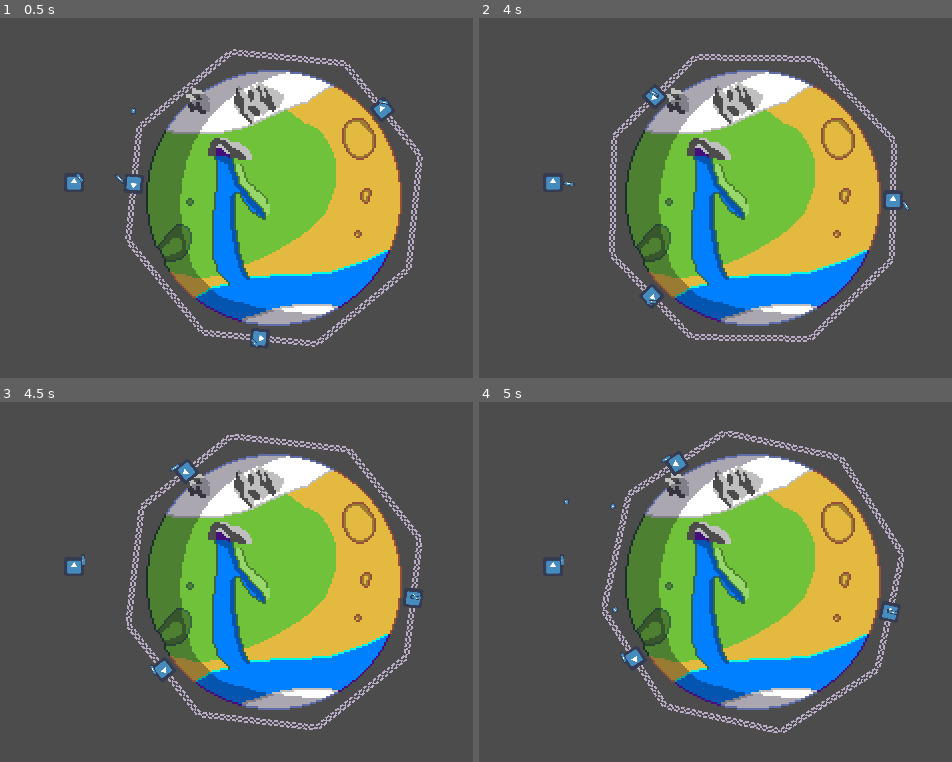
Above: before the commit, frames 1-4 (two rows, left to right).
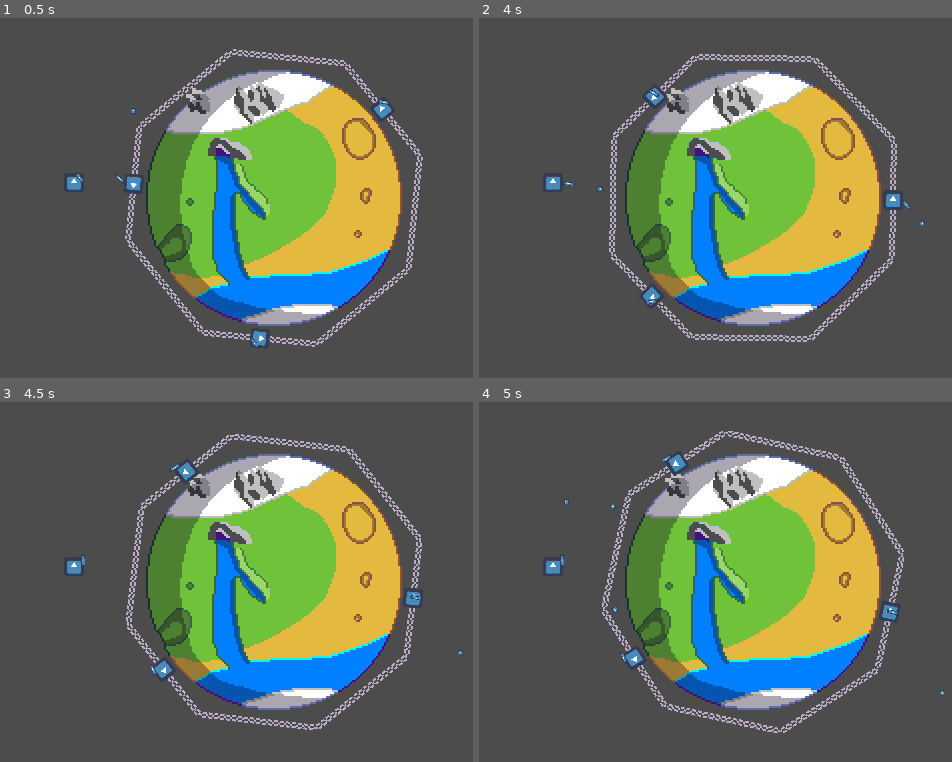
Above: after the commit, the same moments.

Repository: IgnacioMGarrido/BTP-GameJam
Game: Godot game, scene res://Scenes/MainScene.tscn
Two runs of this game, one before a commit and one after it. Both use one fixed random seed, a clock stepped at 60 frames per second and the inputs below. The engine's default icon, where the game draws it, is replaced by a stand-in: a white triangle on a blue panel in a dark square.
Inputs (mouse positions are in pixels of both pictures, inside the frame that each line leads up to):
- Up to frame 1 (0.5 s): no input
- Up to frame 2 (4 s): tap Enter (ui_accept) at 0.5, 0.77, 1.52, 3.02, 3.77 s; move the mouse to (895, 180) at 0.52 s; click (895, 180) at 0.67 s; move the mouse to (625, 216) at 1.27 s; click (625, 216) at 1.42 s; move the mouse to (814, 118) at 2.02 s; click (814, 118) at 2.17 s; move the mouse to (720, 270) at 2.77 s; click (720, 270) at 2.92 s; move the mouse to (947, 252) at 3.52 s; click (947, 252) at 3.67 s
- Up to frame 3 (4.5 s): move the mouse to (80, 528) at 4.27 s; click (80, 528) at 4.42 s
- Up to frame 4 (5 s): tap Enter (ui_accept) at 4.52 s

Frame 1 is identical in both runs. In frame 2, less than 0.1% of the frame differs, in the area x 25-95%, y 20-80%; in frame 3, less than 0.1%; in frame 4, less than 0.1%.
Error after the commit: Invalid call. Nonexistent function 'project_ray_origin' in base 'Camera2D'. (res://Scripts/DefenseManager.gd:16)

Commit message:
Mouse raycast HAAALP!

Diff:
--- /dev/null
+++ b/BTP-Game/Scenes/Camera.tscn
@@ -0,0 +1,9 @@
+[gd_scene load_steps=2 format=2]
+
+[ext_resource path="res://Managers/DefenseManager.tscn" type="PackedScene" id=1]
+
+[node name="Camera" type="Camera2D"]
+
+[node name="DefenseManager" parent="." instance=ExtResource( 1 )]
+
+[node name="RayCast2D" type="RayCast2D" parent="."]
--- a/BTP-Game/Scenes/MainScene.tscn
+++ b/BTP-Game/Scenes/MainScene.tscn
@@ -3,7 +3,7 @@
 [ext_resource path="res://Scenes/Planets/Planet.tscn" type="PackedScene" id=1]
 [ext_resource path="res://Scenes/Planets/Defenses/Turret.tscn" type="PackedScene" id=2]
 [ext_resource path="res://Scenes/Planets/Defenses/Bullet.tscn" type="PackedScene" id=3]
-[ext_resource path="res://Managers/DefenseManager.tscn" type="PackedScene" id=4]
+[ext_resource path="res://Scenes/Camera.tscn" type="PackedScene" id=4]
 
 [node name="MainScene" type="Node2D"]
 
@@ -16,4 +16,6 @@
 [node name="Bullet" parent="." instance=ExtResource( 3 )]
 position = Vector2( 85.3196, 43.7353 )
 
-[node name="DefenseManager" parent="." instance=ExtResource( 4 )]
+[node name="Camera" parent="." instance=ExtResource( 4 )]
+position = Vector2( 160, 90 )
+current = true
--- a/BTP-Game/Scenes/Planets/Planet.tscn
+++ b/BTP-Game/Scenes/Planets/Planet.tscn
@@ -17,6 +17,7 @@
 shape = SubResource( 1 )
 
 [node name="DefenseSpots" type="Node2D" parent="."]
+editor/display_folded = true
 script = ExtResource( 2 )
 
 [node name="DefenseSpot1" parent="DefenseSpots" instance=ExtResource( 3 )]
--- a/BTP-Game/Scripts/DefenseManager.gd
+++ b/BTP-Game/Scripts/DefenseManager.gd
@@ -1,6 +1,9 @@
 extends Node2D
 
 var defenses : Array
+onready var ray = $"../RayCast2D"
+onready var camera : Camera2D = $".."
+var ray_length = 1000
 
 func _ready():
 	defenses = get_tree().get_nodes_in_group("defenses")
@@ -10,5 +13,13 @@
 
 func _input(event):
 	if event is InputEventMouseButton and event.is_pressed() and event.button_index == 1:
+		var from = camera.project_ray_origin(event.position)
+		var to = from + camera.project_ray_normal(event.position) * ray_length
+		ray.get_viewport_transform().position = from
+		ray.cast_to(to)
+
+		print(ray.get_collider().get_class())
+
+
 		for def in defenses:
 			def.active = !def.active
